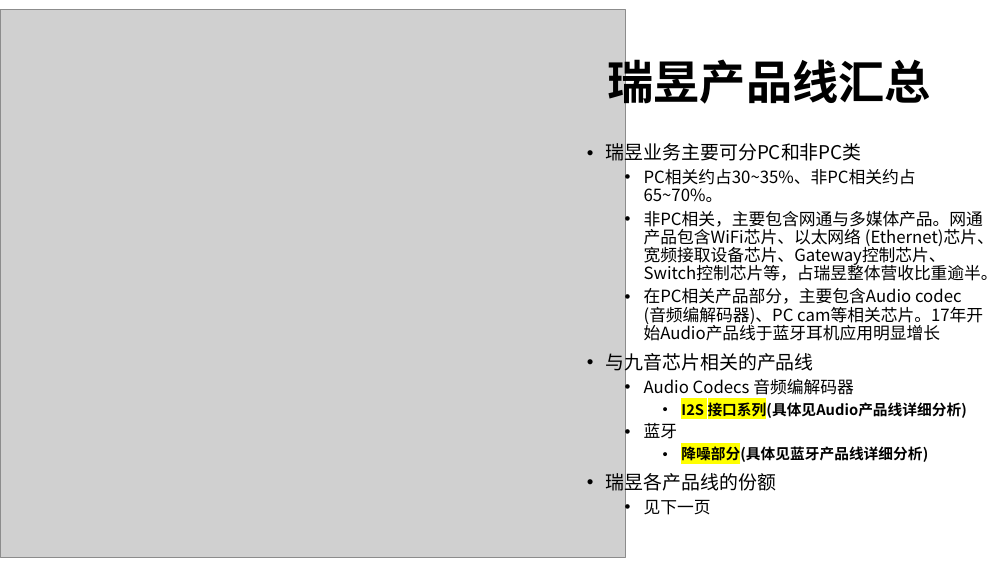
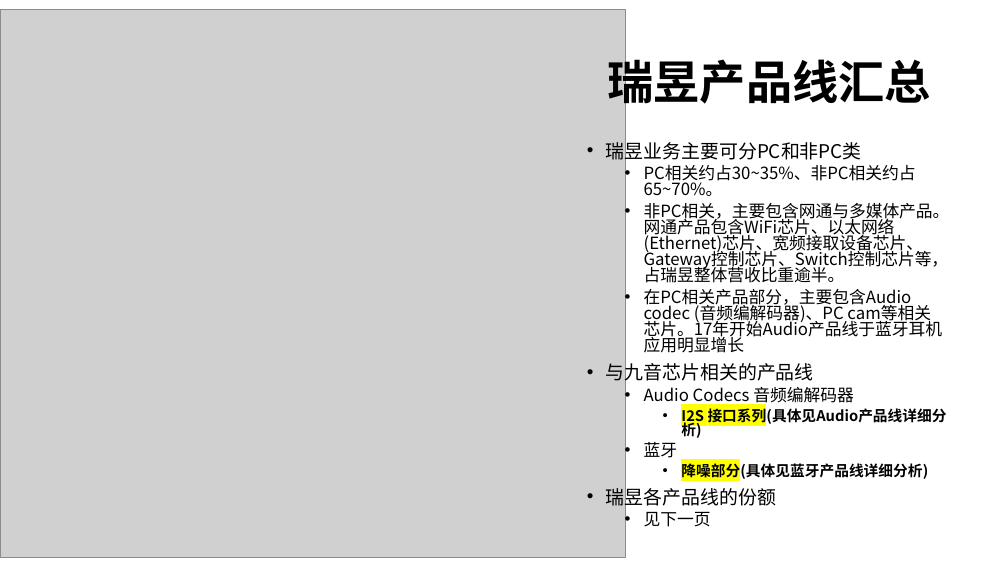
Before and after one commit to rosabai666/soundec, a slide deck: slide 3 of 2023/02产品/SNC8x/01)竞品分析/00)竞品芯片分析/品牌产品路线分析/Realtek/Realtek产品线分析2.pptx. Drawn at 1008x567 pixels with LibreOffice and Linux fonts; fonts in the diff are those of the drawing; grey boxes stand for pictures. Boxes give left, top, right and bottom in pixels: in the first picture for what was removed or moved away, otherwise in the second. Text is boxed around its words. In the diff, an @@ line names an element or a change of style, - is before the commit and + after.

```diff
--- a/2023/02产品/SNC8x/01)竞品分析/00)竞品芯片分析/品牌产品路线分析/Realtek/Realtek产品线分析2.pptx
+++ b/2023/02产品/SNC8x/01)竞品分析/00)竞品芯片分析/品牌产品路线分析/Realtek/Realtek产品线分析2.pptx
@@ text "瑞昱业务主要可分PC和非PC类" at bbox=[606, 138, 950, 527]: line spacing 0.9 to 0.8 @@
```
Also in this commit, not shown: 3 other slides changed, 1 slide removed, 14 other files.
